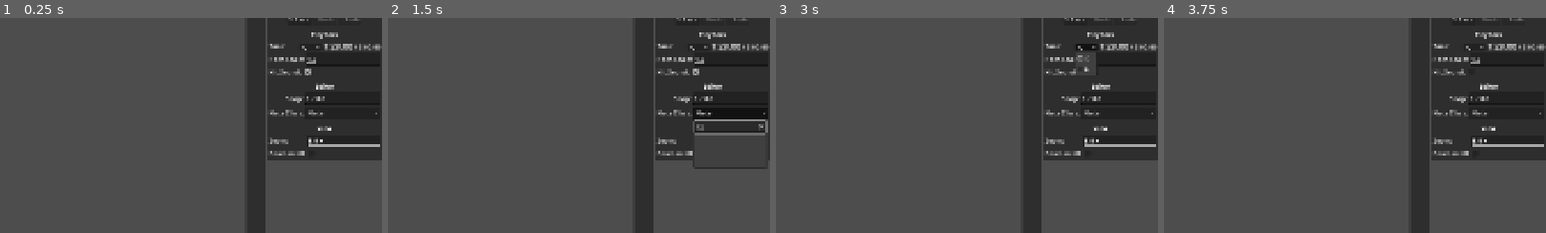
Above: before the commit, frames 1-4 (left to right).
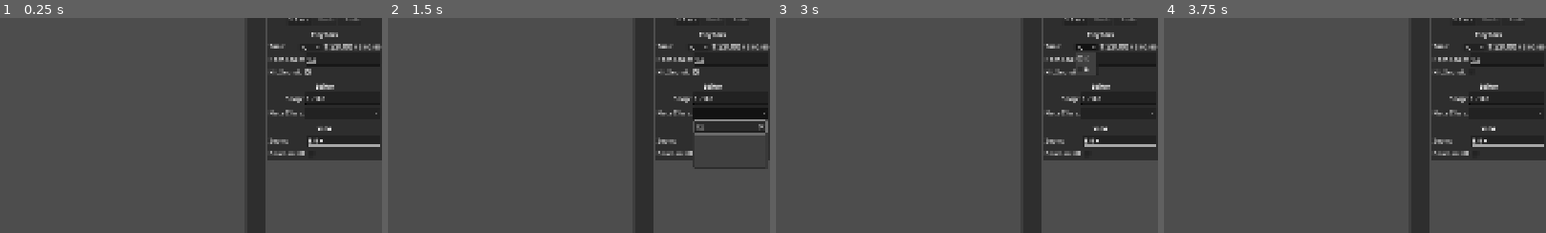
Above: after the commit, the same moments.

Repository: B3GD/b3gd
Game: Godot game, scene res://b3gd/chart_editor/chart_editor.tscn
Same seed, same stepped clock (60 frames per second), same inputs: the game is played once before the commit and once after it. This scene is started directly instead of the project's main scene. Sound files missing from this copy of the repository are replaced by a short silence.
Inputs (mouse positions are % of the whole screen's width and height, from its top left):
- Up to frame 1 (0.25 s): no input
- Up to frame 2 (1.5 s): click (95, 29) at 0.5 s; click (95, 33) at 1.27 s; type "12" at 1.35 s
- Up to frame 3 (3 s): click "Save" at 2 s; click (91, 14) at 2.75 s
- Up to frame 4 (3.75 s): click (95, 20) at 3.5 s
The pictures show only the part of the screen within x 50-100%, y 7-57%; the shares and areas given below are measured in that part.

The runs differ from the first frame. In frame 1, less than 0.1% of the frame differs, in the area x 80-85%, y 42-46%; in frame 2, less than 0.1%; in frame 3, less than 0.1%; in frame 4, less than 0.1%.
Error in both runs: Invalid access to property or key 'events_loaded' on a base object of type 'null instance'. (res://b3gd/chart_editor/chart_data_editor.gd:11)

Commit message:
fix event and note class getter to not create new instances

Diff:
--- a/b3gd/chart_editor/chart_editor.tscn
+++ b/b3gd/chart_editor/chart_editor.tscn
@@ -7,7 +7,6 @@
 [ext_resource type="AudioStream" uid="uid://nwgw3lpaxmje" path="res://b3gd/chart_editor/sounds/note_click.wav" id="4_1yhdw"]
 [ext_resource type="Script" uid="uid://b8qw62xl3ryi3" path="res://b3gd/chart_editor/chart_saver.gd" id="5_n0gnj"]
 [ext_resource type="Script" uid="uid://b4it3bm2xipgc" path="res://b3gd/chart_editor/event_editing/event_view_arranger.gd" id="6_0pt3y"]
-[ext_resource type="Script" uid="uid://cy0rk72xgrung" path="res://b3gd/chart_editor/event_editing/event_class_box.gd" id="6_sjv8v"]
 [ext_resource type="PackedScene" uid="uid://b507lgcilwgxq" path="res://b3gd/chart_editor/event_editing/event_box.tscn" id="7_7xm88"]
 [ext_resource type="Script" uid="uid://dsxriov1ftjvw" path="res://b3gd/chart_editor/note_editing/strumline_container.gd" id="8_laud3"]
 [ext_resource type="Script" uid="uid://bkaf2otcreksg" path="res://b3gd/chart_editor/event_editing/event_maker.gd" id="8_n0gnj"]
@@ -22,11 +21,11 @@
 [ext_resource type="Texture2D" uid="uid://7i5p3off2gwj" path="res://b3gd/chart_editor/chart_info/beats.png" id="16_kc8jy"]
 [ext_resource type="Script" uid="uid://b585c60ln25gs" path="res://b3gd/chart_editor/chart_info/editor_pitch_scale.gd" id="17_wmgvx"]
 [ext_resource type="Script" uid="uid://krqcacc7sq0o" path="res://b3gd/chart_editor/chart_info/value_input/spin_slider.gd" id="18_5spb2"]
-[ext_resource type="Script" uid="uid://cddem6pgulynf" path="res://b3gd/chart_editor/note_editing/note_type_box.gd" id="18_yfv2k"]
 [ext_resource type="Script" uid="uid://bhvkv73cux2u0" path="res://b3gd/chart_editor/event_editing/event_panel.gd" id="19_28jyi"]
 [ext_resource type="Texture2D" uid="uid://c0jlf16tl8ke7" path="res://b3gd/chart_editor/chart_info/event.png" id="20_12gnn"]
 [ext_resource type="Texture2D" uid="uid://kd73i3dkrn6l" path="res://b3gd/chart_editor/chart_info/charles.png" id="21_lq1aq"]
 [ext_resource type="Texture2D" uid="uid://cnjiglqj2tbq5" path="res://b3gd/im mad.png" id="22_x2ptl"]
+[ext_resource type="Script" uid="uid://b3feif32ouid8" path="res://b3gd/chart_editor/class_selector_box.gd" id="23_0pt3y"]
 
 [sub_resource type="FontVariation" id="FontVariation_akx1q"]
 variation_embolden = 1.0
@@ -176,8 +175,9 @@
 disabled = true
 fit_to_longest_item = false
 search_bar_enabled = true
-script = ExtResource("6_sjv8v")
+script = ExtResource("23_0pt3y")
 hidden_classes = PackedStringArray("Event", "EventTween")
+script_path = "res://b3gd/chart_data/event.gd"
 
 [node name="Arrow" type="NinePatchRect" parent="EditorUI/UIContainer/WorkAreaScroll/Container/EditorEventContainer/_EventMaker" unique_id=869931859]
 modulate = Color(1, 1, 1, 0.53333336)
@@ -557,7 +557,8 @@
 size_flags_horizontal = 3
 focus_mode = 0
 search_bar_enabled = true
-script = ExtResource("18_yfv2k")
+script = ExtResource("23_0pt3y")
+script_path = "res://b3gd/chart_data/note.gd"
 
 [node name="EditorSeperator" type="HSeparator" parent="EditorUI/UIContainer/FieldScroll/Container/ChartInfoPanel/Margin/HBox" unique_id=631681473]
 layout_mode = 2
--- /dev/null
+++ b/b3gd/chart_editor/class_selector_box.gd
@@ -0,0 +1,33 @@
+extends OptionButton
+
+
+@export var hidden_classes: PackedStringArray
+@export var script_path: String
+
+var class_paths = []
+
+func _ready() -> void:
+	for global_class in ProjectSettings.get_global_class_list():
+		if not ResourceLoader.exists(global_class.path):
+			continue
+
+		var loaded_class := load(global_class.path)
+		if loaded_class != null && does_script_extend_class(loaded_class, script_path):
+			if global_class.class in hidden_classes:
+				continue
+
+			add_item(global_class.class)
+			class_paths.append(global_class.path)
+
+	selected = -1
+
+func does_script_extend_class(base_script: Script, class_script_path: String) -> bool:
+	var current: Script = base_script
+
+	while current != null:
+		if current.get_path() == class_script_path:
+			return true
+
+		current = current.get_base_script()
+
+	return false
--- a/b3gd/chart_editor/event_editing/event_class_box.gd
+++ /dev/null
@@ -1,15 +0,0 @@
-extends OptionButton
-
-@export var hidden_classes: PackedStringArray
-
-var class_paths = []
-
-func _ready() -> void:
-	for global_class in ProjectSettings.get_global_class_list():
-		if load(global_class.path).new() is Event:
-			if global_class.class in hidden_classes:
-				continue
-			add_item(global_class.class)
-			class_paths.append(global_class.path)
-
-	selected = -1
--- a/b3gd/chart_editor/note_editing/note_type_box.gd
+++ /dev/null
@@ -1,13 +0,0 @@
-extends OptionButton
-
-@export var hidden_classes: PackedStringArray
-
-var class_paths = []
-
-func _ready() -> void:
-	for global_class in ProjectSettings.get_global_class_list():
-		if load(global_class.path).new() is Note:
-			if global_class.class in hidden_classes:
-				continue
-			add_item(global_class.class)
-			class_paths.append(global_class.path)
Not shown, added: b3gd/chart_editor/class_selector_box.gd.uid
Not shown, removed: b3gd/chart_editor/event_editing/event_class_box.gd.uid
Not shown, removed: b3gd/chart_editor/note_editing/note_type_box.gd.uid
